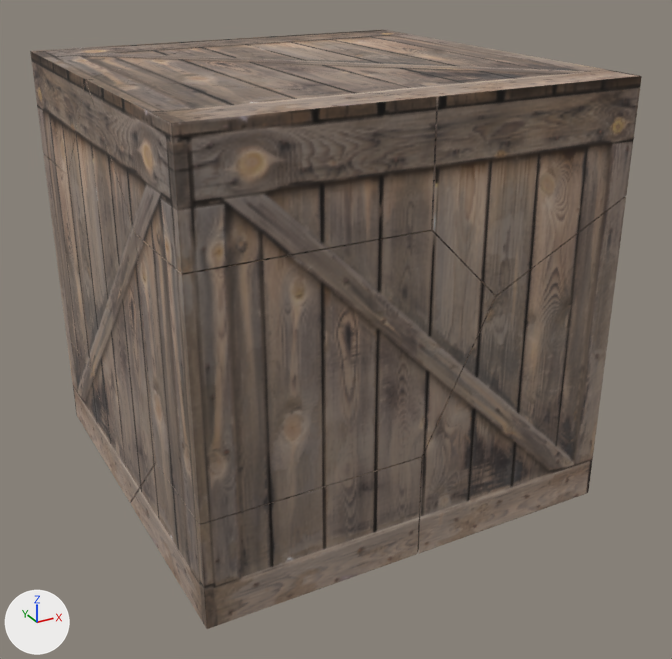
Before and after pictures for a commit that changed the Blender file DungeonGame/res/entity/object/crate/crate.blend.
Rendered twice from a camera (50 mm lens) standing at (-0.978, -1.901, 0.788) and looking at (0.026, -0.076, -0.124). Lighting does not change. The marker at lower left points along +X, +Y and +Z.

In view in the first picture: 'Fractured_cell.001', 'Fractured_cell.002', 'Fractured_cell.003', 'Fractured_cell.004', 'Fractured_cell.005', 'Fractured_cell.006', 'Fractured_cell.007', 'Fractured_cell.008', 'Fractured_cell.009'.
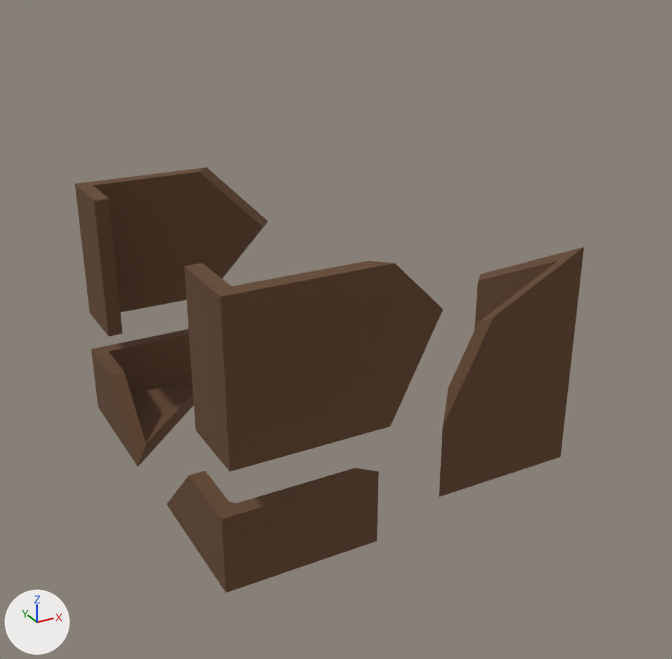
Where the change shows, as pixel boxes (x1, y1, x2, y2) in the pictures (672 x 659 px):
'Fractured_cell.002', surface changed, rescaled (28% narrower, 28% shorter)
    before: (136, 230, 495, 524)
    after: (184, 261, 443, 472)
'Fractured_cell.001', deleted (brown)
    before: (88, 30, 642, 296)
'Fractured_cell.005', deleted (brown)
    before: (86, 79, 437, 273)
'Fractured_cell.009', surface changed, rescaled (30% narrower, 30% shorter)
    before: (418, 197, 626, 554)
    after: (439, 247, 584, 497)
'Fractured_cell.008', surface changed, rescaled (27% narrower, 27% shorter)
    before: (131, 457, 421, 629)
    after: (167, 468, 379, 593)
'Fractured_cell.006', surface changed, rescaled
    before: (43, 154, 91, 369)
    after: (75, 167, 268, 336)
'Fractured_cell.004', deleted (brown)
    before: (68, 81, 156, 502)
'Fractured_cell.003', surface changed, rescaled
    before: (66, 335, 130, 502)
    after: (91, 329, 194, 466)
'Fractured_cell.007', deleted (brown)
    before: (30, 39, 222, 175)
'Fractured_cell', deleted
    before: (417, 455, 423, 553)

What the commit changed:
In material 'Material.001' (mat_material_001), texture is no longer img_crate_diffuse_png_001.
In material 'Material.001' (mat_material_001), base_color is now set to (0.135, 0.0669, 0.0325), brown #674933.
Object 'Fractured_cell' (ob_fractured_cell) is deleted.
Object 'Fractured_cell.001' (ob_fractured_cell_001) is deleted.
Object 'Fractured_cell.002' (ob_fractured_cell_002) is rescaled from (1.0, 1.0, 1.0) to (0.72, 0.72, 0.72).
Object 'Fractured_cell.003' (ob_fractured_cell_003) is rescaled from (1.0, 1.0, 1.0) to (0.72, 0.72, 0.72).
Object 'Fractured_cell.004' (ob_fractured_cell_004) is deleted.
Object 'Fractured_cell.005' (ob_fractured_cell_005) is deleted.
Object 'Fractured_cell.006' (ob_fractured_cell_006) is rescaled from (1.0, 1.0, 1.0) to (0.72, 0.72, 0.72).
Object 'Fractured_cell.007' (ob_fractured_cell_007) is deleted.
Object 'Fractured_cell.008' (ob_fractured_cell_008) is rescaled from (1.0, 1.0, 1.0) to (0.72, 0.72, 0.72).
Object 'Fractured_cell.009' (ob_fractured_cell_009) is rescaled from (1.0, 1.0, 1.0) to (0.72, 0.72, 0.72).
